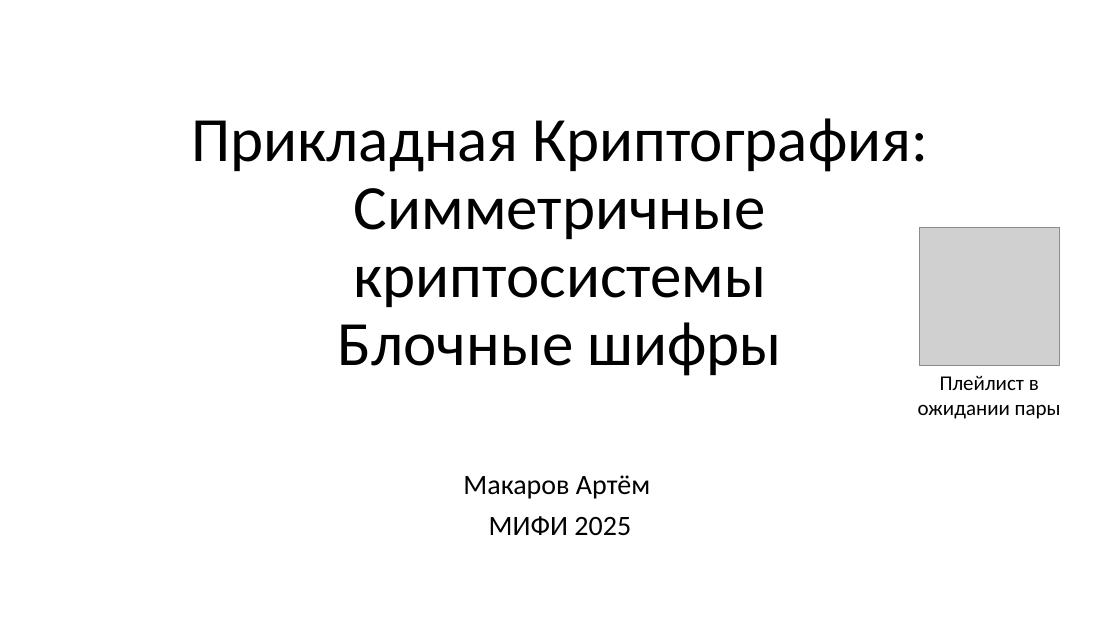
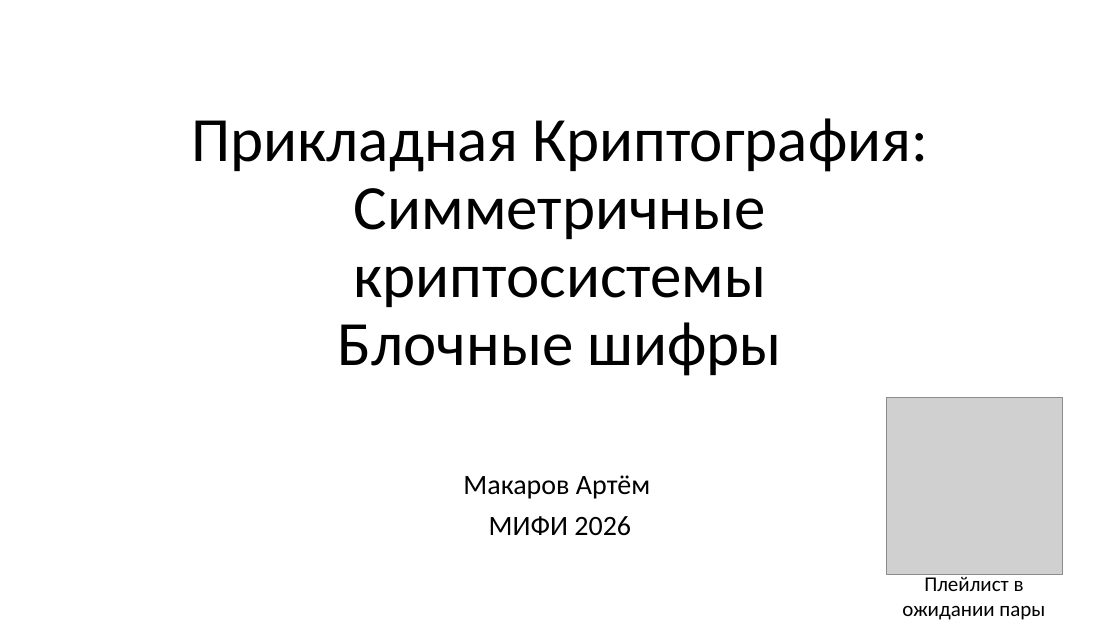
Before and after one commit to CryptoCourse/CryptoLectures, a slide deck: slide 1 of Lectures/Lecture4.pptx. Drawn at 1120x630 pixels with LibreOffice and Linux fonts; fonts in the diff are those of the drawing; grey boxes stand for pictures. Boxes give left, top, right and bottom in pixels: in the first picture for what was removed or moved away, otherwise in the second. Text is boxed around its words. In the diff, an @@ line names an element or a change of style, - is before the commit and + after.

```diff
--- a/Lectures/Lecture4.pptx
+++ b/Lectures/Lecture4.pptx
@@ picture removed at [919, 228, 1060, 366] @@
@@ picture added at [886, 397, 1063, 574] @@
@@ subtitle at [489, 516, 631, 536]: text changed @@
-МИФИ 2025
+МИФИ 2026
@@ text "Плейлист в ожидании пары": place and size @@
-text "Плейлист в ожидании пары" at [918, 375, 1061, 419]
+text "Плейлист в ожидании пары" at [902, 574, 1045, 620]
```
Also in this commit, not shown: 2 other slides changed, 4 other files.
